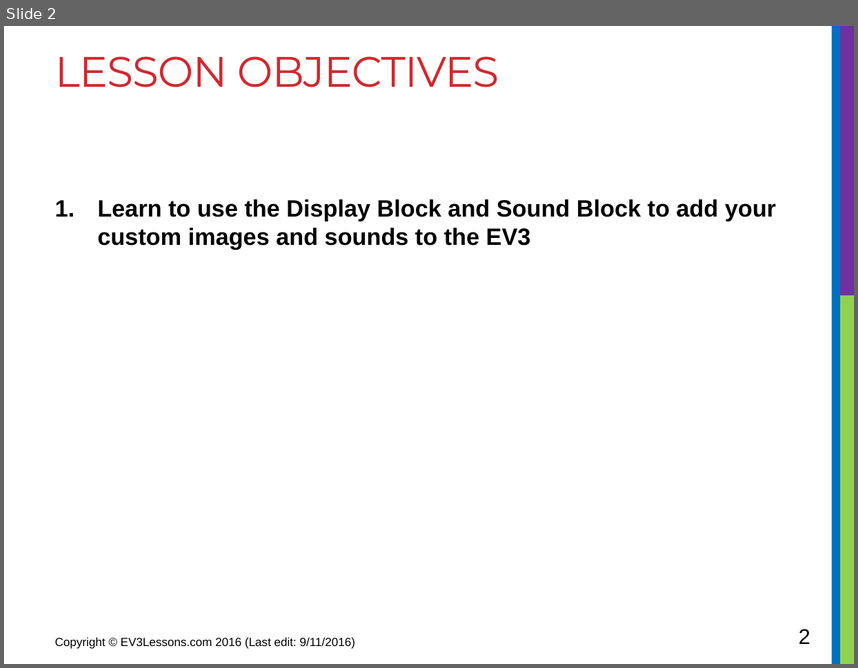
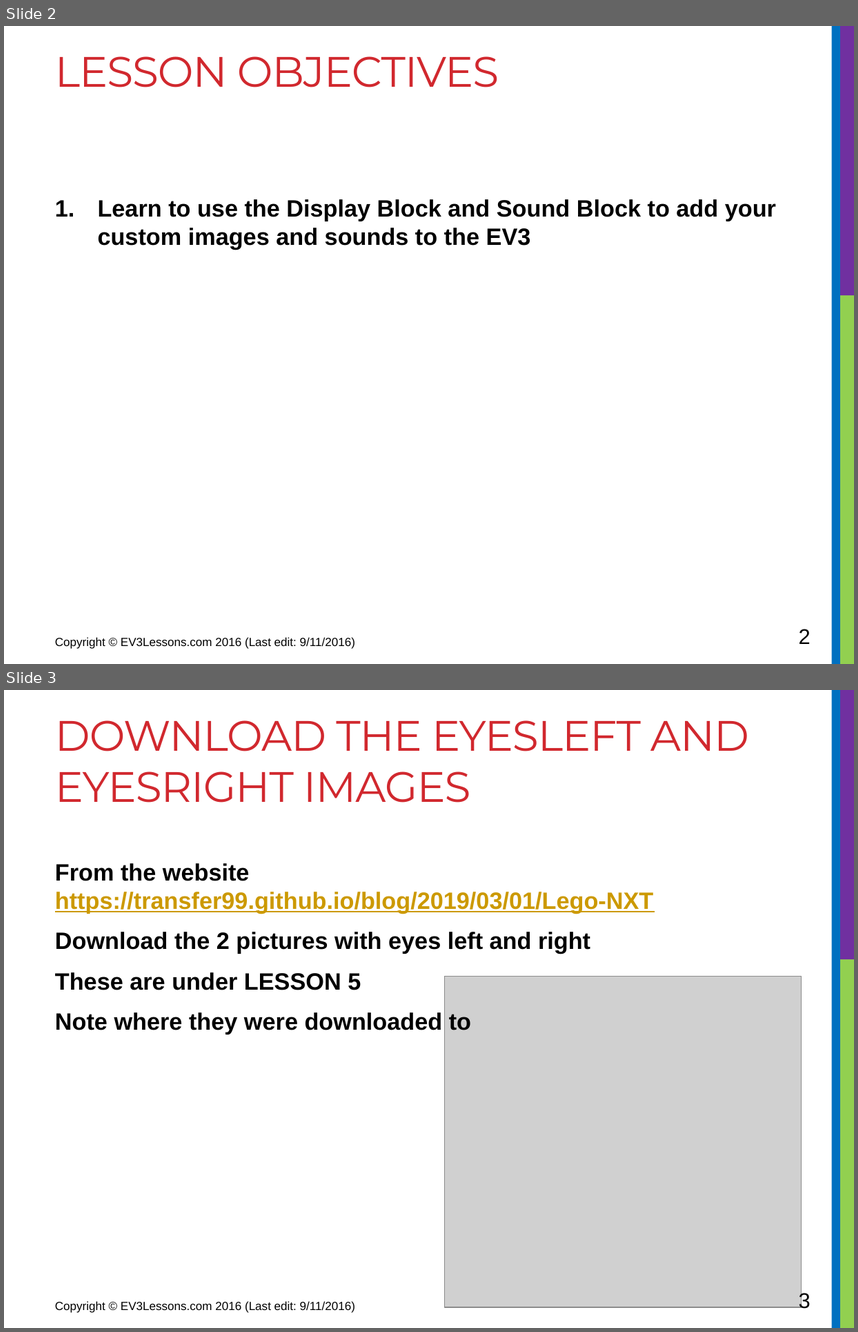
Before and after one commit to transfer99/transfer99.github.io, a slide deck: 15lego/CustomImagesSounds.pptx. Shown one above the other, each under a label of ours: slide 2 before the commit, slides 2 and 3 after it. The pictures are 858x668 and 858x1332 pixels, drawn with LibreOffice and Linux fonts; fonts in the diff are those of the drawing; grey boxes stand for pictures. Boxes give left, top, right and bottom in pixels: in the first picture for what was removed or moved away, otherwise in the second. Text is boxed around its words. In the diff, an @@ line names an element or a change of style, - is before the commit and + after.

Commit message:
complete NXT lesson 5
complete NXT lesson 5

```diff
--- a/15lego/CustomImagesSounds.pptx
+++ b/15lego/CustomImagesSounds.pptx
@@ slide 3 added at (4,690,854,1328), background #FFFFFF; not listed: 3 template elements that a slide beside it also shows @@
@@ title added at (55,720,749,802), 36 pt, text #D1282E @@
+DOWNLOAD THE EYESLEFT AND EYESRIGHT IMAGES
@@ text added at (55,863,653,1034), 20 pt, text #000000, bold @@
+From the website https://transfer99.github.io/blog/2019/03/01/Lego-NXT
+Download the 2 pictures with eyes left and right
+These are under LESSON 5
+Note where they were downloaded to
@@ picture added at (444,976,800,1307) @@
@@ text added at (55,1301,355,1312), 10 pt, text #000000 @@
+Copyright © EV3Lessons.com 2016 (Last edit: 9/11/2016)
@@ page number added at (799,1291,811,1308), 18 pt, text #000000 @@
+3
```
Also in this commit, not shown: 4 other slides added, 9 other files.
